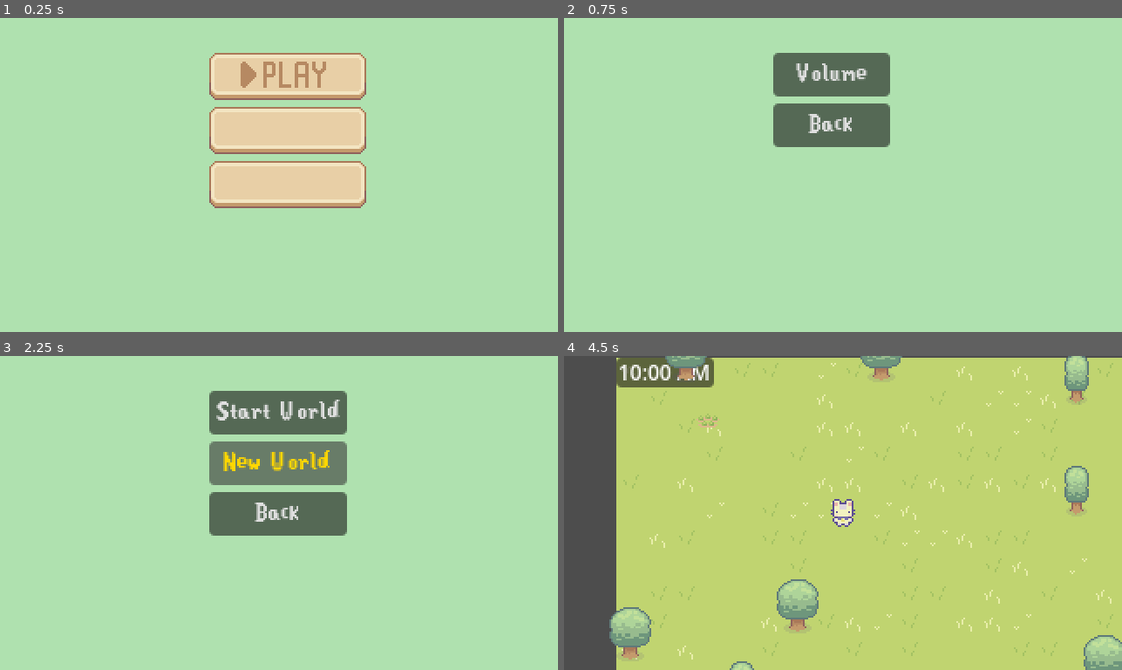
Above: before the commit, frames 1-4 (two rows, left to right).
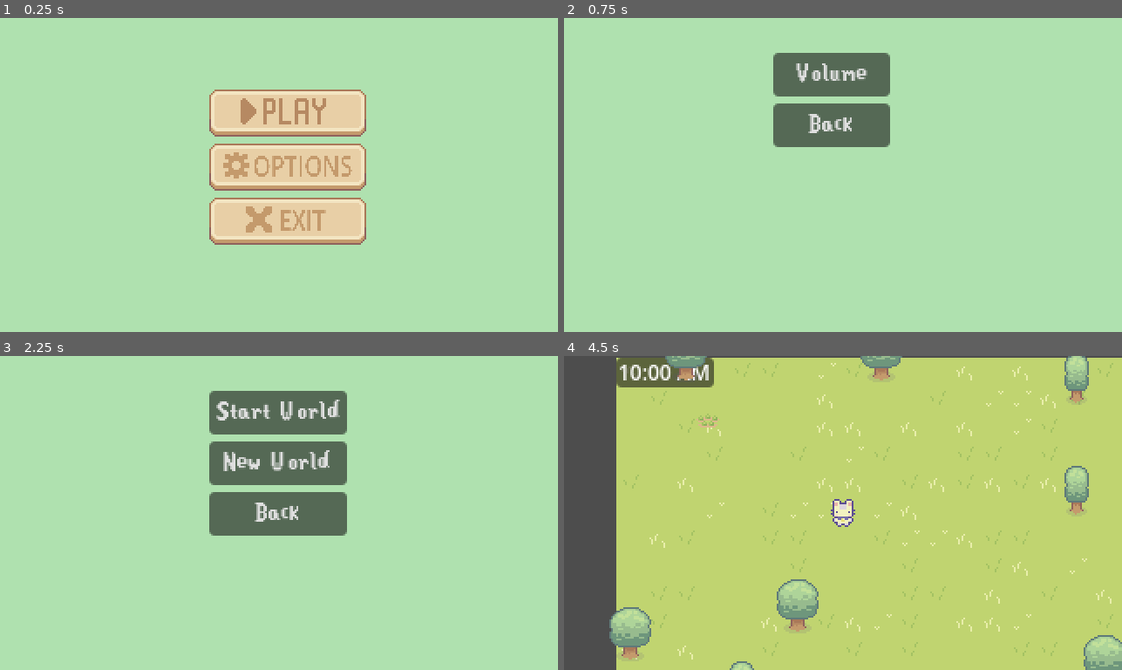
Above: after the commit, the same moments.

Repository: egd3025/everbloom
Game: Godot game, scene res://start_menu.tscn
The game is run twice, just before and just after one commit, with the same random seed, the same clock (stepped at 60 frames per second) and the same inputs.
Inputs (mouse positions are in pixels of both pictures, inside the frame that each line leads up to; where the layout moved, square brackets give the same spot in the first picture):
- Up to frame 1 (0.25 s): no input
- Up to frame 2 (0.75 s): click (854, 168) [854, 131] at 0.5 s
- Up to frame 3 (2.25 s): click "Back" at 1.25 s; click (290, 450) [290, 415] at 2 s
- Up to frame 4 (4.5 s): click "Back" at 2.75 s; click (854, 450) [854, 415] at 3.5 s; click "Start World" at 4.25 s

The runs differ from the first frame. In frame 1, 14% of the frame differs, in the area x 37-66%, y 11-73%; in frame 2, nothing differs; in frame 3, 0.6%; in frame 4, nothing differs.

Commit message:
updated start menu

Diff:
--- a/EverBloom/start_menu.tscn
+++ b/EverBloom/start_menu.tscn
@@ -1,8 +1,9 @@
-[gd_scene load_steps=10 format=3 uid="uid://bfpgnm33elp4k"]
+[gd_scene load_steps=15 format=3 uid="uid://bfpgnm33elp4k"]
 
 [ext_resource type="Script" path="res://Start Menu.gd" id="1_vjp6n"]
 [ext_resource type="Theme" uid="uid://cs7pakuugysjy" path="res://default_pause_theme.tres" id="1_ydgsk"]
 [ext_resource type="Texture2D" uid="uid://bribo4gppyn33" path="res://cup_noodle_UI/UI Big Play Button.png" id="3_gjf0e"]
+[ext_resource type="Texture2D" uid="uid://coi68uaxygwv5" path="res://cup_noodle_UI/Icons/All Icons.png" id="4_upds8"]
 
 [sub_resource type="AtlasTexture" id="AtlasTexture_tdpfn"]
 atlas = ExtResource("3_gjf0e")
@@ -20,6 +21,13 @@
 atlas = ExtResource("3_gjf0e")
 region = Rect2(99, 4, 90, 25)
 
+[sub_resource type="FontVariation" id="FontVariation_72rhb"]
+variation_transform = Transform2D(1, 0, 0, 1.25, 0, 0)
+
+[sub_resource type="AtlasTexture" id="AtlasTexture_21jqk"]
+atlas = ExtResource("4_upds8")
+region = Rect2(194, 2, 12, 12)
+
 [sub_resource type="AtlasTexture" id="AtlasTexture_tlcd1"]
 atlas = ExtResource("3_gjf0e")
 region = Rect2(3, 2, 90, 27)
@@ -27,6 +35,13 @@
 [sub_resource type="AtlasTexture" id="AtlasTexture_6vwo8"]
 atlas = ExtResource("3_gjf0e")
 region = Rect2(99, 4, 90, 25)
+
+[sub_resource type="AtlasTexture" id="AtlasTexture_l56p6"]
+atlas = ExtResource("4_upds8")
+region = Rect2(210, 34, 12, 12)
+
+[sub_resource type="FontVariation" id="FontVariation_rbuio"]
+variation_transform = Transform2D(1, 0, 0, 1.25, 0, 0)
 
 [node name="Start Menu" type="Control"]
 layout_mode = 3
@@ -50,9 +65,9 @@
 [node name="MarginContainer" type="MarginContainer" parent="."]
 layout_mode = 0
 offset_left = 120.0
-offset_top = 20.0
-offset_right = 190.0
-offset_bottom = 121.0
+offset_top = 41.0
+offset_right = 210.0
+offset_bottom = 142.0
 
 [node name="VBoxContainer" type="VBoxContainer" parent="MarginContainer"]
 layout_mode = 2
@@ -67,11 +82,52 @@
 texture_normal = SubResource("AtlasTexture_k7uhg")
 texture_pressed = SubResource("AtlasTexture_e86xh")
 
+[node name="Label" type="Label" parent="MarginContainer/VBoxContainer/options"]
+layout_mode = 0
+offset_left = 25.0
+offset_top = 5.0
+offset_right = 683.0
+offset_bottom = 210.0
+scale = Vector2(0.1, 0.1)
+theme_override_colors/font_color = Color(0.768627, 0.603922, 0.423529, 1)
+theme_override_fonts/font = SubResource("FontVariation_72rhb")
+theme_override_font_sizes/font_size = 130
+text = "options"
+uppercase = true
+
+[node name="TextureRect" type="TextureRect" parent="MarginContainer/VBoxContainer/options"]
+layout_mode = 0
+offset_left = 8.0
+offset_top = 5.0
+offset_right = 23.0
+offset_bottom = 20.0
+texture = SubResource("AtlasTexture_21jqk")
+
 [node name="exit" type="TextureButton" parent="MarginContainer/VBoxContainer"]
 layout_mode = 2
 texture_normal = SubResource("AtlasTexture_tlcd1")
 texture_pressed = SubResource("AtlasTexture_6vwo8")
 
+[node name="TextureRect" type="TextureRect" parent="MarginContainer/VBoxContainer/exit"]
+layout_mode = 0
+offset_left = 21.0
+offset_top = 5.0
+offset_right = 36.0
+offset_bottom = 20.0
+texture = SubResource("AtlasTexture_l56p6")
+
+[node name="Label" type="Label" parent="MarginContainer/VBoxContainer/exit"]
+layout_mode = 0
+offset_left = 40.0
+offset_top = 5.0
+offset_right = 308.0
+offset_bottom = 183.0
+scale = Vector2(0.1, 0.1)
+theme_override_colors/font_color = Color(0.768627, 0.603922, 0.423529, 1)
+theme_override_fonts/font = SubResource("FontVariation_rbuio")
+theme_override_font_sizes/font_size = 130
+text = "EXIT"
+
 [connection signal="pressed" from="MarginContainer/VBoxContainer/play" to="." method="_on_play_pressed"]
 [connection signal="pressed" from="MarginContainer/VBoxContainer/options" to="." method="_on_options_pressed"]
 [connection signal="pressed" from="MarginContainer/VBoxContainer/exit" to="." method="_on_exit_pressed"]
